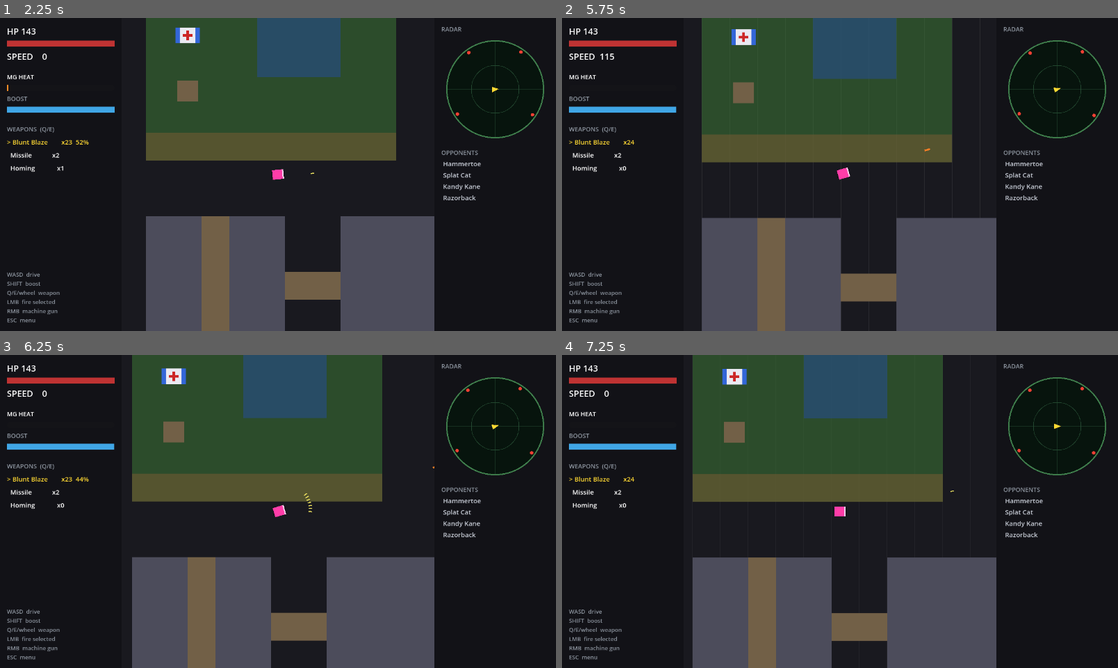
Above: before the commit, frames 1-4 (two rows, left to right).
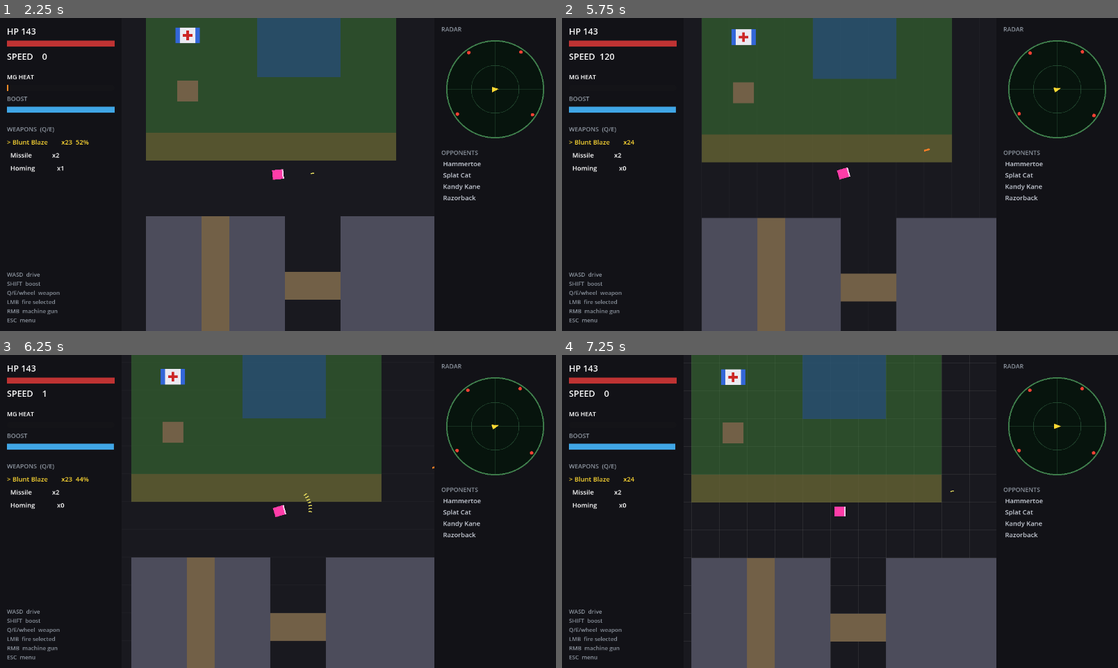
Above: after the commit, the same moments.

Repository: b3p3k0/bentchrome
Game: Godot game, scene res://ui/title.tscn
Two runs of this game, one before a commit and one after it. Both use one fixed random seed, a clock stepped at 60 frames per second and the inputs below.
Inputs (mouse positions are in pixels of both pictures, inside the frame that each line leads up to):
- Up to frame 1 (2.25 s): tap Enter (select_confirm) at 0.5 s; move the mouse to (250, 237) at 0.52 s; hold W (move_up) 0.53-1.25 s; tap Shift (boost) at 0.6 s; click (250, 237) at 0.67 s; tap Space at 0.77 s; drag from (444, 221) to (278, 36) at 1.27 s; move the mouse to (111, 127) at 2.02 s; hold A (move_left) from 2.03 s (still down); right-click (111, 127) at 2.1 s
- Up to frame 2 (5.75 s): tap Shift (boost) at 2.3, 3.8, 5.3 s; release A (move_left) at 2.75 s; drag from (867, 174) to (862, 36) at 2.77 s; tap Enter (select_confirm) at 3.5, 5 s; move the mouse to (756, 96) at 3.52 s; hold Ctrl (handbrake) 3.53-4.25 s; hold Enter (select_confirm) 3.53-4.25 s; tap Space at 3.77 s; drag from (962, 158) to (834, 146) at 4.27 s; move the mouse to (728, 190) at 5.02 s; hold W (move_up) from 5.03 s (still down); tap Q (weapon_prev) at 5.1 s; click (728, 190) at 5.17 s
- Up to frame 3 (6.25 s): release W (move_up) at 5.75 s; drag from (333, 442) to (183, 373) at 5.77 s
- Up to frame 4 (7.25 s): move the mouse to (812, 574) at 6.52 s; hold D (move_right) from 6.53 s (still down); tap Backspace at 6.6 s; tap Space at 6.77 s; tap Shift (boost) at 6.8 s

Frame 1 is identical in both runs. In frame 2, less than 0.1% of the frame differs, in the area x 7-96%, y 11-52%; in frame 3, 0.5%; in frame 4, 1.3%, in the area x 20-96%, y 0-100%.

Commit message:
Card 1: boost re-spec — 100-unit tank, 5/s burn, real oomph
Plain linear math per HI: start with 100 boost, burn 5 per second held
(20s total). Factors up to x2.0 accel / x1.5 top so it reads as a
getaway tool, not a whisper. HUD bar reads the tank directly.

Co-Authored-By: Claude Fable 5 <noreply@anthropic.com>

Diff:
--- a/tests/test_driving_controller.gd
+++ b/tests/test_driving_controller.gd
@@ -158,7 +158,7 @@
 	for i in 600:
 		mid.apply(stub, intent, DT)
 	t.check(_fwd(stub) > TOP * 1.05, "boost: exceeds normal top speed (got %.0f)" % _fwd(stub))
-	t.check_approx(mid.boost_fuel, 1.0 - mid.boost_burn_rate * 10.0, "boost: tank burns at burn_rate per second")
+	t.check_approx(mid.boost_fuel, 100.0 - mid.boost_burn_rate * 10.0, "boost: tank burns at burn_rate per second")
 	mid.free()
 
 func test_boost_empty_tank_is_inert() -> void:
--- a/ui/hud.gd
+++ b/ui/hud.gd
@@ -45,7 +45,7 @@
 		_heat_label.modulate = Color(1.0, 0.35, 0.3) if mg.is_locked() else Color.WHITE
 	var ctrl := _player.get_controller()
 	if ctrl:
-		_boost_bar.value = ctrl.boost_fuel * 100.0
+		_boost_bar.value = ctrl.boost_fuel
 	if _rack:
 		for i in _slot_labels.size():
 			var lbl: Label = _slot_labels[i]
--- a/vehicles/driving_controller.gd
+++ b/vehicles/driving_controller.gd
@@ -29,11 +29,11 @@
 @export_range(1.0, 10.0) var mass := 5.0  # design 1-10 (StatCurves); shapes launch/coast/brake
 
 @export_group("Boost")
-@export var boost_top_factor := 1.35
-@export var boost_accel_factor := 1.5
-@export var boost_burn_rate := 0.02  # tank fraction per second held (full tank = 50s)
+@export var boost_top_factor := 1.5
+@export var boost_accel_factor := 2.0
+@export var boost_burn_rate := 5.0  # units per second held (full tank = 20s)
 
-var boost_fuel := 1.0  # 0..1; no recharge — resets with the scene
+var boost_fuel := 100.0  # 0..100; no recharge — resets with the scene
 
 ## Per-surface multipliers on acceleration, top speed, and grip. road = baseline.
 const TERRAIN := {
